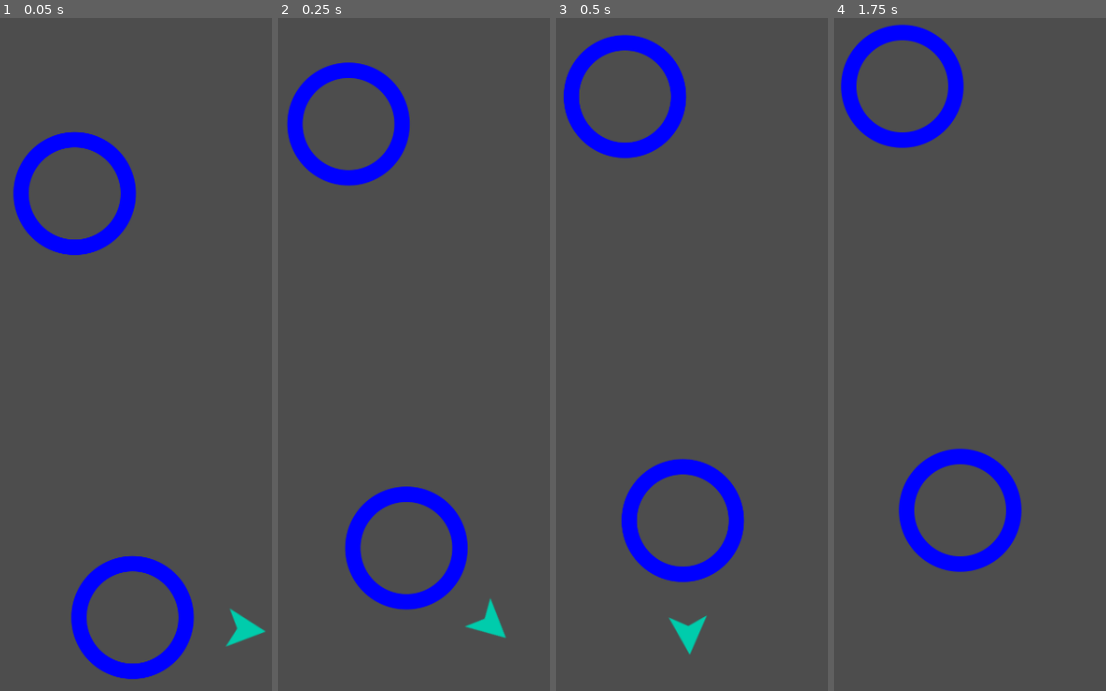
Above: before the commit, frames 1-4 (left to right).
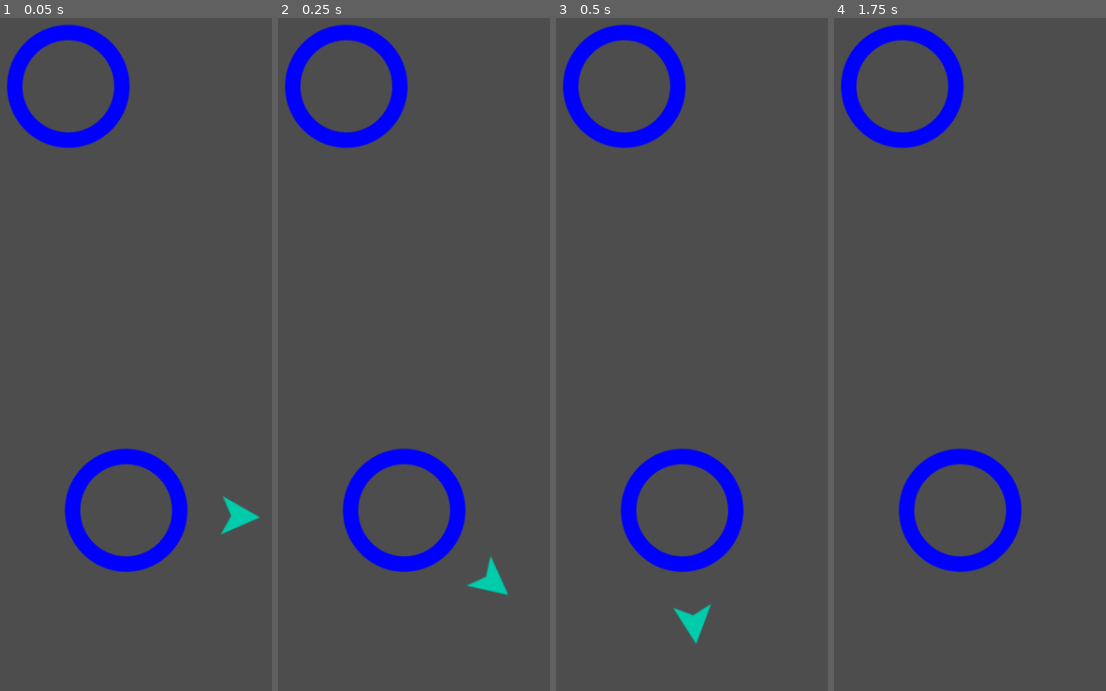
Above: after the commit, the same moments.

Repository: jrenato/circle_jump
Game: Godot game, scene res://Level/level.tscn
Same seed, same stepped clock (60 frames per second), same inputs: the game is played once before the commit and once after it.
Inputs (mouse positions are in pixels of both pictures, inside the frame that each line leads up to):
- Up to frame 1 (0.05 s): no input
- Up to frame 2 (0.25 s): no input
- Up to frame 3 (0.5 s): no input
- Up to frame 4 (1.75 s): move the mouse to (1057, 287) at 0.52 s; click (1057, 287) at 0.67 s; move the mouse to (872, 367) at 1.27 s; click (872, 367) at 1.42 s

The runs differ from the first frame. In frame 1, 11% of the frame differs, in the area x 2-98%, y 0-99%; in frame 2, 11%; in frame 3, 6.0%; in frame 4, less than 0.1%.

Commit message:
Small tweaks to main objects

Diff:
--- a/Circle/circle.gd
+++ b/Circle/circle.gd
@@ -16,9 +16,11 @@
 func init(_position: Vector2, _radius: int = radius):
 	position = _position
 	radius = _radius
+	rotation_speed *= pow(-1, randi() % 2)
+
 	collision_shape.shape = collision_shape.shape.duplicate()
 	collision_shape.shape.radius = radius
-	var img_size = sprite.texture.get_size().x / 2
+	var img_size: float = sprite.texture.get_size().x / 2.0
 	sprite.scale = Vector2(1, 1) * radius / img_size
 	orbit_position.position.x = radius + 25
 
--- a/Jumper/jumper.gd
+++ b/Jumper/jumper.gd
@@ -4,7 +4,7 @@
 
 var velocity: Vector2 = Vector2(100, 0)
 var jump_speed: int = 1000
-var target: Node2D = null
+var target: Circle = null
 
 
 func _ready() -> void:
@@ -34,6 +34,8 @@
 
 
 func _on_area_entered(area: Area2D) -> void:
-	target = area
-	velocity = Vector2.ZERO
-	captured.emit(area)
+	if area is Circle:
+		target = area as Circle
+		velocity = Vector2.ZERO
+		target.pivot.rotation = (position - target.position).angle()
+		captured.emit(area)
--- a/Level/level.tscn
+++ b/Level/level.tscn
@@ -11,10 +11,11 @@
 
 [node name="StartPosition" type="Marker2D" parent="."]
 unique_name_in_owner = true
-position = Vector2(250, 780)
+position = Vector2(240, 630)
 
 [node name="Camera2D" type="Camera2D" parent="."]
 unique_name_in_owner = true
-position = Vector2(241, 629)
+position = Vector2(240, 630)
 offset = Vector2(0, -200)
 position_smoothing_enabled = true
+position_smoothing_speed = 7.0
